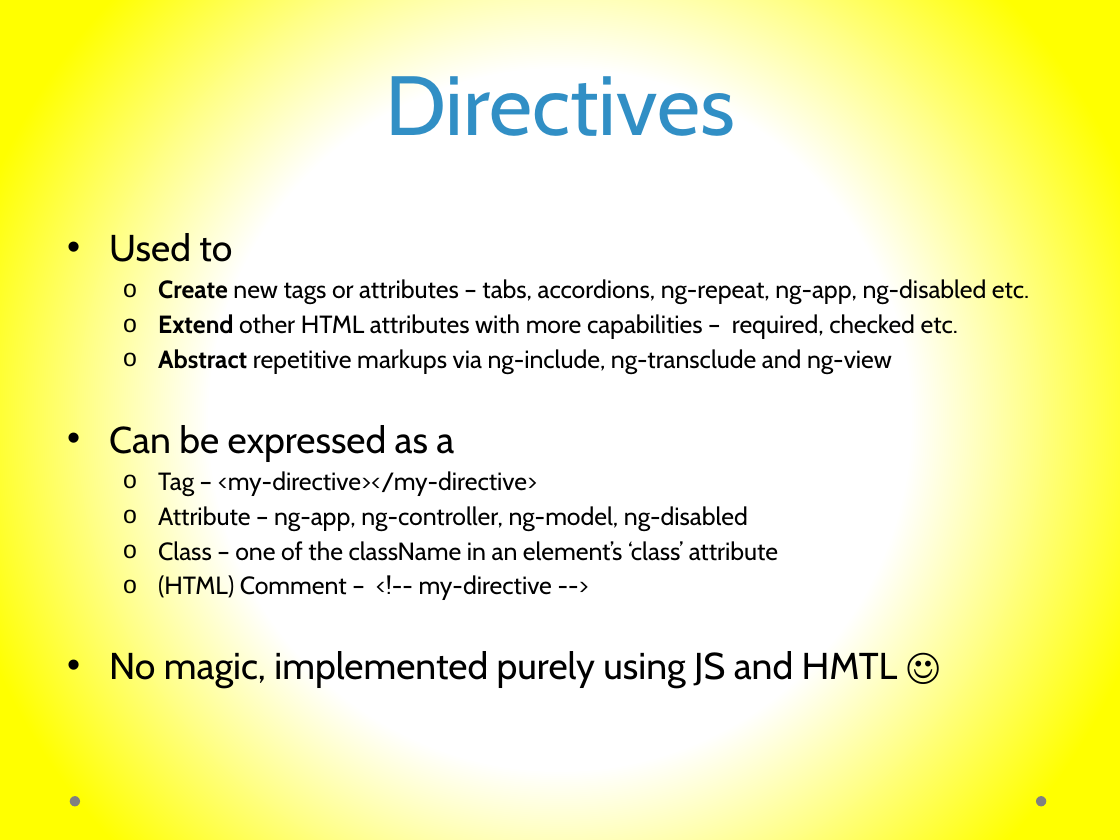
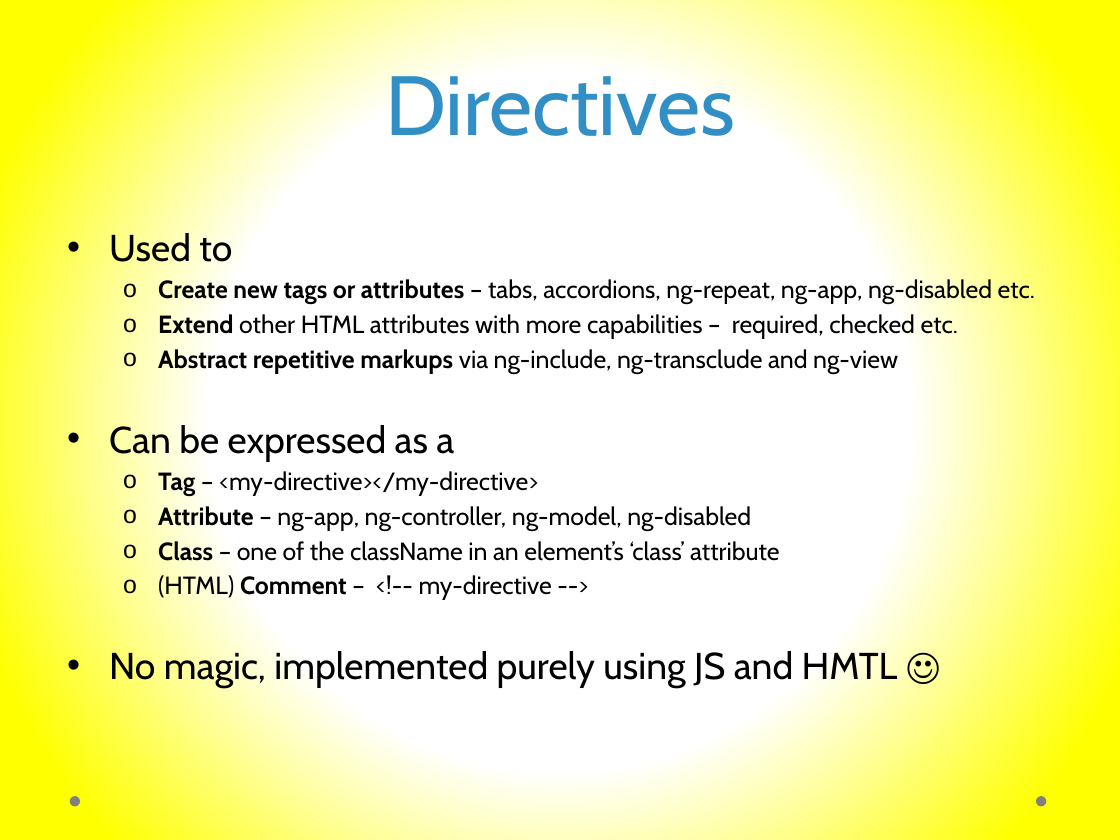
Before and after one commit to murtazahaveliwala/technext-angularjs-demo, a slide deck: slide 16 of Introduction to AngularJs.pptx. Drawn at 1120x840 pixels with LibreOffice and Linux fonts; fonts in the diff are those of the drawing. Boxes give left, top, right and bottom in pixels: in the first picture for what was removed or moved away, otherwise in the second. Text is boxed around its words. In the diff, an @@ line names an element or a change of style, - is before the commit and + after.

```diff
--- a/Introduction to AngularJs.pptx
+++ b/Introduction to AngularJs.pptx
@@ text at (x1=158, y1=278, x2=1035, y2=600): bold on in "new tags or attributes", "repetitive markups", "Tag", "Attribute" and 2 more places @@
```
Also in this commit, not shown: 2 other slides changed.
